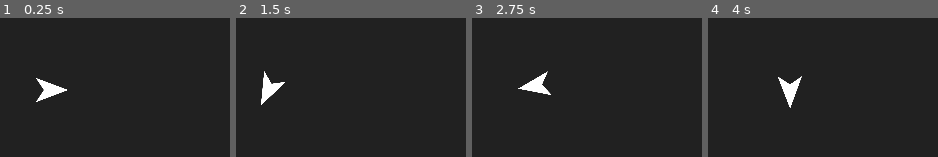
Above: before the commit, frames 1-4 (left to right).
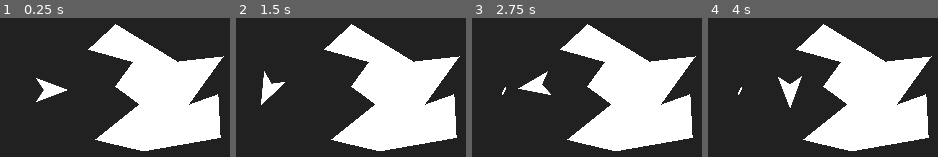
Above: after the commit, the same moments.

Repository: veprogames/top-down-incremental
Game: Godot game, scene res://level/level.tscn
Two runs of this game, one before a commit and one after it. Both use one fixed random seed, a clock stepped at 60 frames per second and the inputs below.
Inputs (mouse positions are in pixels of both pictures, inside the frame that each line leads up to):
- Up to frame 1 (0.25 s): no input
- Up to frame 2 (1.5 s): tap Enter at 0.5 s; move the mouse to (332, 88) at 0.52 s; tap Space at 1.25 s; move the mouse to (247, 91) at 1.27 s
- Up to frame 3 (2.75 s): tap Enter at 2 s; move the mouse to (543, 81) at 2.02 s
- Up to frame 4 (4 s): tap Space at 2.75 s; move the mouse to (749, 97) at 2.77 s; tap Enter at 3.5 s; move the mouse to (820, 95) at 3.52 s

The runs differ from the first frame. In frame 1, 30% of the frame differs, in the area x 38-98%, y 4-96%; in frame 2, 30%; in frame 3, 30%, in the area x 13-98%, y 4-96%; in frame 4, 30%.

Commit message:
add bullets reflecting on walls

Diff:
--- /dev/null
+++ b/bullet/bullet.gd
@@ -0,0 +1,27 @@
+class_name Bullet
+extends Area2D
+
+const SPEED_MULTIPLIER_BASE: float = 2.0
+const SPEED_MULTIPLIER_ACCELERATION: float = 1.0
+
+@export var base_speed: float = 0.0
+var speed_multiplier: float = SPEED_MULTIPLIER_BASE
+
+func _physics_process(delta: float) -> void:
+	var motion: Vector2 = Vector2.RIGHT.rotated(rotation)
+	motion *= base_speed * speed_multiplier * delta
+
+	var space_state: PhysicsDirectSpaceState2D = get_world_2d().direct_space_state
+	var query: PhysicsRayQueryParameters2D = PhysicsRayQueryParameters2D.create(
+		position,
+		position + motion,
+		0b100
+	)
+	var collision: Dictionary = space_state.intersect_ray(query)
+	if collision:
+		var normal_angle: float = collision.normal.angle() as float
+		rotation += 2 * (normal_angle - rotation) + PI
+
+	position += motion
+
+	speed_multiplier += SPEED_MULTIPLIER_ACCELERATION * delta
--- /dev/null
+++ b/bullet/bullet.tscn
@@ -0,0 +1,18 @@
+[gd_scene load_steps=4 format=3 uid="uid://jd8o7mwcbif0"]
+
+[ext_resource type="Script" path="res://bullet/bullet.gd" id="1_cnltb"]
+[ext_resource type="Texture2D" uid="uid://cpw7fba1o3fp" path="res://bullet/bullet.png" id="1_xjrlh"]
+
+[sub_resource type="RectangleShape2D" id="RectangleShape2D_536nn"]
+size = Vector2(64, 16)
+
+[node name="Bullet" type="Area2D"]
+collision_layer = 2
+collision_mask = 0
+script = ExtResource("1_cnltb")
+
+[node name="Sprite2D" type="Sprite2D" parent="."]
+texture = ExtResource("1_xjrlh")
+
+[node name="CollisionShape2D" type="CollisionShape2D" parent="."]
+shape = SubResource("RectangleShape2D_536nn")
--- a/level/level.tscn
+++ b/level/level.tscn
@@ -22,3 +22,13 @@
 
 [node name="Player" parent="." instance=ExtResource("1_c1fdt")]
 position = Vector2(634, 481)
+
+[node name="StaticBody2D" type="StaticBody2D" parent="."]
+collision_layer = 4
+collision_mask = 0
+
+[node name="CollisionPolygon2D" type="CollisionPolygon2D" parent="StaticBody2D"]
+polygon = PackedVector2Array(1145, -41, 921, 159, 1280, 263, 1147, 449, 1332, 599, 983, 882, 1363, 974, 1986, 867, 1965, 520, 1727, 601, 2008, 213, 1642, 256)
+
+[node name="Polygon2D" type="Polygon2D" parent="StaticBody2D"]
+polygon = PackedVector2Array(1281, 258, 1139, 454, 1333, 596, 977, 880, 1367, 972, 1983, 864, 1965, 514, 1727, 600, 2007, 212, 1639, 254, 1143, -46, 923, 158)
--- a/player/player.gd
+++ b/player/player.gd
@@ -1,10 +1,14 @@
 class_name Player
 extends CharacterBody2D
+
+var BulletScene: PackedScene = preload("res://bullet/bullet.tscn")
 
 var accumulated_motion: Vector2 = Vector2.ZERO
 const MOVE_SPEED: float = 400.0
 
 var target_rotation: float = 0.0
+
+var shoot_timer: float = 0.0
 
 func _ready() -> void:
 	Input.mouse_mode = Input.MOUSE_MODE_CAPTURED
@@ -20,6 +24,8 @@
 	velocity = accumulated_motion
 	accumulated_motion = Vector2.ZERO
 
+	shoot_timer += velocity.length() / 50_000
+
 	# prevent jittering by only rotating at a min. velocity
 	if velocity.length() > 100:
 		target_rotation = velocity.angle()
@@ -27,4 +33,16 @@
 	# faster smoothing at higher velocities to prevent rotation lagging behind
 	rotation = lerp_angle(rotation, target_rotation, velocity.length() * delta * 0.01)
 
+	if shoot_timer >= 1.0:
+		shoot_timer -= 1.0
+		shoot.call_deferred()
+
 	move_and_slide()
+
+
+func shoot() -> void:
+	var bullet: Bullet = BulletScene.instantiate() as Bullet
+	bullet.position = global_position
+	bullet.rotation = rotation
+	bullet.base_speed = velocity.length()
+	owner.add_child(bullet)
Binary file added: bullet/bullet.png
Not shown, added: bullet/bullet.png.import
